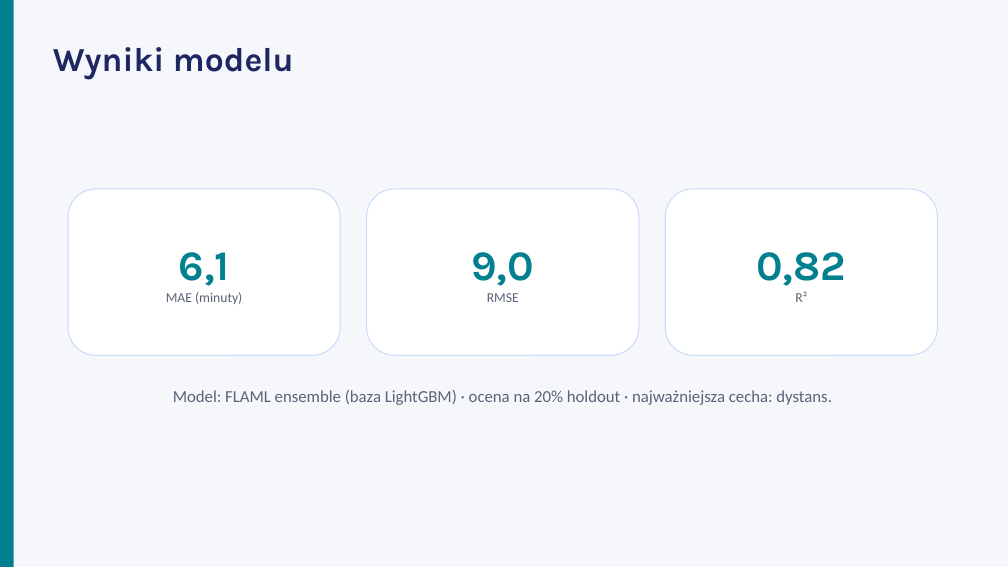
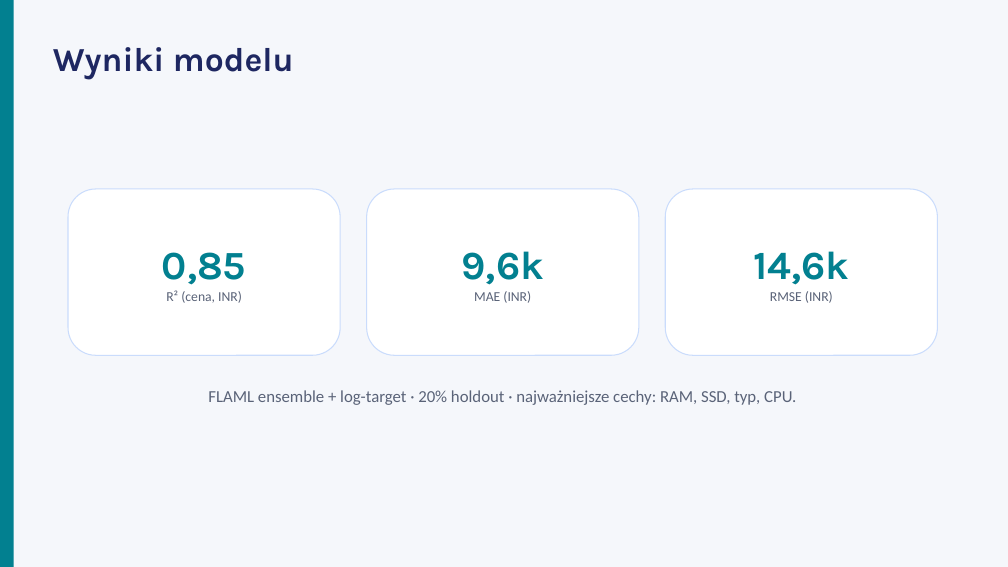
Before and after one commit to nimzoi/SUML-project, a slide deck: slide 6 of slides.pptx. Drawn at 1008x567 pixels with LibreOffice and Linux fonts; fonts in the diff are those of the drawing. Boxes give left, top, right and bottom in pixels: in the first picture for what was removed or moved away, otherwise in the second. Text is boxed around its words. In the diff, an @@ line names an element or a change of style, - is before the commit and + after.

```diff
--- a/slides.pptx
+++ b/slides.pptx
@@ text in rounded rectangle at [162,252,246,303]: text changed @@
-6,1
-MAE (minuty)
+0,85
+R² (cena, INR)
@@ text in rounded rectangle at [462,251,544,303]: text changed @@
-9,0
-RMSE
+9,6k
+MAE (INR)
@@ text in rounded rectangle at [753,251,849,303]: text changed; size 40 to 13 pt; font Karla to Calibri; text colour #028090 to #5A6378; bold off @@
-0,82
-R²
+14,6k
+RMSE (INR)
@@ text at [208,390,796,405]: text changed @@
-Model: FLAML ensemble (baza LightGBM) · ocena na 20% holdout · najważniejsza cecha: dystans.
+FLAML ensemble + log-target · 20% holdout · najważniejsze cechy: RAM, SSD, typ, CPU.
```
Also in this commit, not shown: 7 other slides changed, 2 slides added, 2 slides removed, 8 other files.
